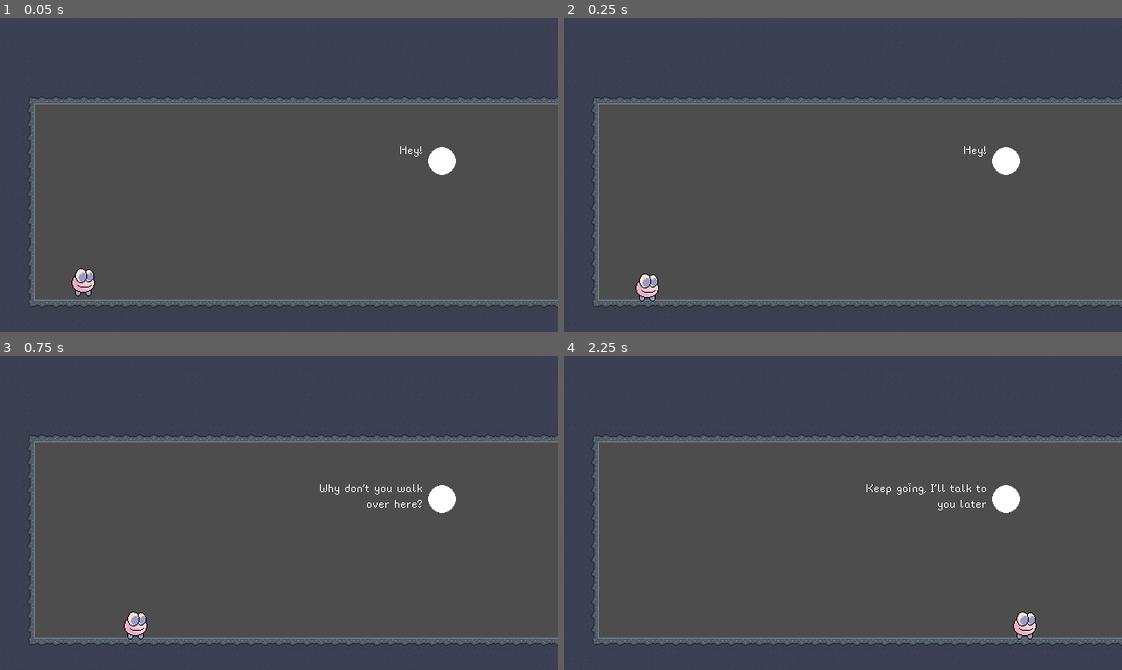
Above: before the commit, frames 1-4 (two rows, left to right).
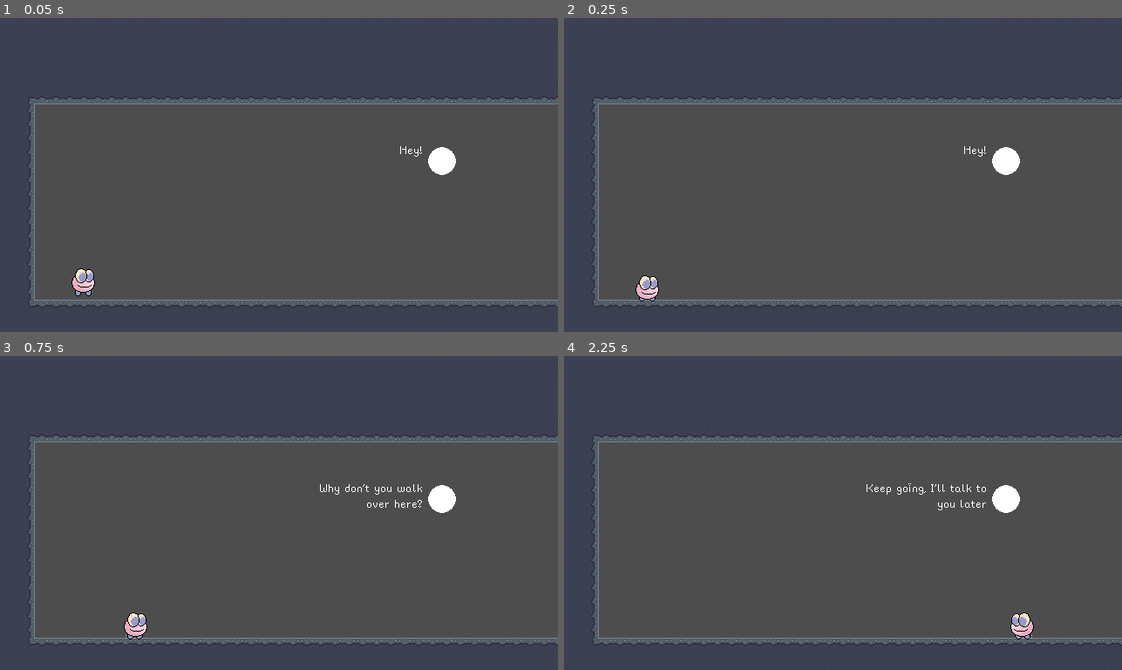
Above: after the commit, the same moments.

Repository: billbobphil/game-off-2023
Game: Godot game, scene res://root/root.tscn
The game is run twice, just before and just after one commit, with the same random seed, the same clock (stepped at 60 frames per second) and the same inputs.
Inputs:
- Up to frame 1 (0.05 s): no input
- Up to frame 2 (0.25 s): no input
- Up to frame 3 (0.75 s): tap Enter (acknowledge_dialog) at 0.5, 0.6 s; hold D (move_right) from 0.53 s (still down)
- Up to frame 4 (2.25 s): tap Space (jump) at 0.77, 1.52 s; tap Ctrl (dash) at 1.35 s; release D (move_right) at 2.03 s; hold A (move_left) from 2.03 s (still down); tap Enter (acknowledge_dialog) at 2.1 s

Frame 1 is identical in both runs. In frame 2, 0.1% of the frame differs, in the area x 12-18%, y 81-90%; in frame 3, 0.1%; in frame 4, 0.2%, in the area x 80-85%, y 81-91%.

Commit message:
Added idle and run animations for the player character.

Diff:
--- a/player/Player.gd
+++ b/player/Player.gd
@@ -2,7 +2,7 @@
 
 class_name Player
 
-@onready var sprite : Sprite2D = $Sprite2D
+@onready var sprite : AnimatedSprite2D = $AnimatedSprite2D
 @onready var collisionShape : CollisionShape2D = $CollisionShape2D
 
 @export_group("")
@@ -17,17 +17,17 @@
 @export_subgroup("Normal Scale")
 @export var normalSpriteScale : float = 1.0
 @export var normalMass : float = 1.0;
-@export var normalSpriteTexture : Texture2D;
+@export var normalSpriteFrames : SpriteFrames;
 @export var normalSpeed : float = 300.0;
 @export_subgroup("Small Scale")
 @export var smallSpriteScale : float = 0.5
 @export var smallMass : float = 0.5;
-@export var smallSpriteTexture : Texture2D;
+@export var smallSpriteFrames : SpriteFrames;
 @export var smallSpeed : float = 100.0;
 @export_subgroup("Large Scale")
 @export var largeSpriteScale : float = 2.0
 @export var largeMass : float = 2.0;
-@export var largeSpriteTexture : Texture2D;
+@export var largeSpriteFrames : SpriteFrames;
 @export var largeSpeed : float = 300.0;
 
 @export_group("Movement Properties")
@@ -74,26 +74,28 @@
 
 func _ready():
 	initializeScaleDictionary();
+	sprite.animation = "idle";
+	sprite.play();
 
 func initializeScaleDictionary():
 	var normalScale : Scale = Scale.new();
 	normalScale.spriteScale = normalSpriteScale;
 	normalScale.mass = normalMass;
-	normalScale.spriteTexture = normalSpriteTexture;
+	normalScale.spriteFrames = normalSpriteFrames;
 	normalScale.moveSpeed = normalSpeed;
 	scaleDictionary[Scales.NORMAL] = normalScale;
 
 	var smallScale : Scale = Scale.new();
 	smallScale.spriteScale = smallSpriteScale;
 	smallScale.mass = smallMass;
-	smallScale.spriteTexture = smallSpriteTexture;
+	smallScale.spriteFrames = smallSpriteFrames;
 	smallScale.moveSpeed = smallSpeed;
 	scaleDictionary[Scales.SMALL] = smallScale;
 
 	var largeScale : Scale = Scale.new();
 	largeScale.spriteScale = largeSpriteScale;
 	largeScale.mass = largeMass;
-	largeScale.spriteTexture = largeSpriteTexture;
+	largeScale.spriteFrames = largeSpriteFrames;
 	largeScale.moveSpeed = largeSpeed;
 	scaleDictionary[Scales.LARGE] = largeScale;
 
@@ -124,15 +126,29 @@
 
 func applyScaleTransformations():
 	var newScale : Scale = scaleDictionary[currentScale];
-	# sprite.scale.x = newScale.spriteScale;
-	sprite.texture = newScale.spriteTexture;
+	sprite.sprite_frames = newScale.spriteFrames;
 	collisionShape.scale.x = newScale.spriteScale;
-	# sprite.scale.y = newScale.spriteScale;
 	collisionShape.scale.y = newScale.spriteScale;
 	mass = newScale.mass;
 	speed = newScale.moveSpeed;
+	sprite.animation = "idle";
+	sprite.play();
 
 func _physics_process(delta):
+
+	if(velocity.x > 0):
+		sprite.flip_h = false;
+	elif(velocity.x < 0):
+		sprite.flip_h = true;
+
+	if(velocity.x != 0):
+		if(sprite.animation != "run"):
+			sprite.animation = "run";
+			sprite.play();
+	else:
+		if(sprite.animation != "idle"):
+			sprite.animation = "idle";
+			sprite.play();
 
 	handleInputBufferTimer(delta);
 	handleDashTimer(delta);
--- a/player/Scale.gd
+++ b/player/Scale.gd
@@ -3,5 +3,5 @@
 
 var spriteScale : float;
 var mass : float;
-var spriteTexture : Texture2D;
+var spriteFrames : SpriteFrames;
 var moveSpeed : float;
--- /dev/null
+++ b/player/large-scale-sprite-frames.tres
@@ -0,0 +1,65 @@
+[gd_resource type="SpriteFrames" load_steps=9 format=3 uid="uid://dfq6e7t54sn4r"]
+
+[ext_resource type="Texture2D" uid="uid://cm8se4ps0stwx" path="res://player/player-large-scale-64x64-animated.png" id="1_6vbmd"]
+
+[sub_resource type="AtlasTexture" id="AtlasTexture_1frru"]
+atlas = ExtResource("1_6vbmd")
+region = Rect2(0, 0, 64, 64)
+
+[sub_resource type="AtlasTexture" id="AtlasTexture_eg8sa"]
+atlas = ExtResource("1_6vbmd")
+region = Rect2(64, 0, 64, 64)
+
+[sub_resource type="AtlasTexture" id="AtlasTexture_x0tui"]
+atlas = ExtResource("1_6vbmd")
+region = Rect2(128, 0, 64, 64)
+
+[sub_resource type="AtlasTexture" id="AtlasTexture_xc5js"]
+atlas = ExtResource("1_6vbmd")
+region = Rect2(192, 0, 64, 64)
+
+[sub_resource type="AtlasTexture" id="AtlasTexture_8s43c"]
+atlas = ExtResource("1_6vbmd")
+region = Rect2(256, 0, 64, 64)
+
+[sub_resource type="AtlasTexture" id="AtlasTexture_ycgw6"]
+atlas = ExtResource("1_6vbmd")
+region = Rect2(320, 0, 64, 64)
+
+[sub_resource type="AtlasTexture" id="AtlasTexture_sm15v"]
+atlas = ExtResource("1_6vbmd")
+region = Rect2(384, 0, 64, 64)
+
+[resource]
+animations = [{
+"frames": [{
+"duration": 1.0,
+"texture": SubResource("AtlasTexture_1frru")
+}, {
+"duration": 1.0,
+"texture": SubResource("AtlasTexture_eg8sa")
+}, {
+"duration": 1.0,
+"texture": SubResource("AtlasTexture_x0tui")
+}, {
+"duration": 1.0,
+"texture": SubResource("AtlasTexture_xc5js")
+}, {
+"duration": 1.0,
+"texture": SubResource("AtlasTexture_8s43c")
+}],
+"loop": true,
+"name": &"idle",
+"speed": 10.0
+}, {
+"frames": [{
+"duration": 1.0,
+"texture": SubResource("AtlasTexture_ycgw6")
+}, {
+"duration": 1.0,
+"texture": SubResource("AtlasTexture_sm15v")
+}],
+"loop": true,
+"name": &"run",
+"speed": 12.0
+}]
--- /dev/null
+++ b/player/normal-scale-sprite-frames.tres
@@ -0,0 +1,65 @@
+[gd_resource type="SpriteFrames" load_steps=9 format=3 uid="uid://c02cnh14dgri0"]
+
+[ext_resource type="Texture2D" uid="uid://04joox3c4p5c" path="res://player/player--normal-scale-32x32-animated.png" id="1_wu73f"]
+
+[sub_resource type="AtlasTexture" id="AtlasTexture_5ihux"]
+atlas = ExtResource("1_wu73f")
+region = Rect2(32, 0, 32, 32)
+
+[sub_resource type="AtlasTexture" id="AtlasTexture_q7xe3"]
+atlas = ExtResource("1_wu73f")
+region = Rect2(64, 0, 32, 32)
+
+[sub_resource type="AtlasTexture" id="AtlasTexture_edych"]
+atlas = ExtResource("1_wu73f")
+region = Rect2(96, 0, 32, 32)
+
+[sub_resource type="AtlasTexture" id="AtlasTexture_cooiq"]
+atlas = ExtResource("1_wu73f")
+region = Rect2(128, 0, 32, 32)
+
+[sub_resource type="AtlasTexture" id="AtlasTexture_fhihl"]
+atlas = ExtResource("1_wu73f")
+region = Rect2(160, 0, 32, 32)
+
+[sub_resource type="AtlasTexture" id="AtlasTexture_4xkcy"]
+atlas = ExtResource("1_wu73f")
+region = Rect2(192, 0, 32, 32)
+
+[sub_resource type="AtlasTexture" id="AtlasTexture_3nanv"]
+atlas = ExtResource("1_wu73f")
+region = Rect2(224, 0, 32, 32)
+
+[resource]
+animations = [{
+"frames": [{
+"duration": 1.0,
+"texture": SubResource("AtlasTexture_5ihux")
+}, {
+"duration": 1.0,
+"texture": SubResource("AtlasTexture_q7xe3")
+}, {
+"duration": 1.0,
+"texture": SubResource("AtlasTexture_edych")
+}, {
+"duration": 1.0,
+"texture": SubResource("AtlasTexture_cooiq")
+}, {
+"duration": 1.0,
+"texture": SubResource("AtlasTexture_fhihl")
+}],
+"loop": true,
+"name": &"idle",
+"speed": 10.0
+}, {
+"frames": [{
+"duration": 1.0,
+"texture": SubResource("AtlasTexture_4xkcy")
+}, {
+"duration": 1.0,
+"texture": SubResource("AtlasTexture_3nanv")
+}],
+"loop": true,
+"name": &"run",
+"speed": 12.0
+}]
--- a/player/player.tscn
+++ b/player/player.tscn
@@ -1,9 +1,9 @@
 [gd_scene load_steps=6 format=3 uid="uid://bvlwvcb3m3xa5"]
 
 [ext_resource type="Script" path="res://player/Player.gd" id="1_6w1tq"]
-[ext_resource type="Texture2D" uid="uid://1w2s3wmykopj" path="res://player/player--normal-scale-32x32.png" id="2_bfpsv"]
-[ext_resource type="Texture2D" uid="uid://m0n62t763lf2" path="res://player/player-small-scale-16x16.png" id="3_werly"]
-[ext_resource type="Texture2D" uid="uid://diqn3hup8bjeq" path="res://player/player-large-scale-64x64.png" id="4_4ycy4"]
+[ext_resource type="SpriteFrames" uid="uid://ckg4iwxfn0vtq" path="res://player/small-scale-sprite-frames.tres" id="3_q1m6u"]
+[ext_resource type="SpriteFrames" uid="uid://dfq6e7t54sn4r" path="res://player/large-scale-sprite-frames.tres" id="4_lo3i4"]
+[ext_resource type="SpriteFrames" uid="uid://c02cnh14dgri0" path="res://player/normal-scale-sprite-frames.tres" id="5_isqe2"]
 
 [sub_resource type="CapsuleShape2D" id="CapsuleShape2D_okpn0"]
 height = 26.0
@@ -13,20 +13,21 @@
 isDashEnabled = true
 isScaleUpEnabled = true
 isScaleDownEnabled = true
-normalSpriteTexture = ExtResource("2_bfpsv")
+normalSpriteFrames = ExtResource("5_isqe2")
 smallMass = 0.8
-smallSpriteTexture = ExtResource("3_werly")
+smallSpriteFrames = ExtResource("3_q1m6u")
 smallSpeed = 300.0
-largeSpriteTexture = ExtResource("4_4ycy4")
+largeSpriteFrames = ExtResource("4_lo3i4")
 largeSpeed = 250.0
 jumpVelocity = -500.0
 jumpCutoffSpeed = -100.0
 dashSpeed = 500.0
 
-[node name="Sprite2D" type="Sprite2D" parent="."]
-texture = ExtResource("2_bfpsv")
-
 [node name="CollisionShape2D" type="CollisionShape2D" parent="."]
 z_index = 1
 position = Vector2(2, 1)
 shape = SubResource("CapsuleShape2D_okpn0")
+
+[node name="AnimatedSprite2D" type="AnimatedSprite2D" parent="."]
+sprite_frames = ExtResource("5_isqe2")
+animation = &"run"
--- /dev/null
+++ b/player/small-scale-sprite-frames.tres
@@ -0,0 +1,58 @@
+[gd_resource type="SpriteFrames" load_steps=8 format=3 uid="uid://ckg4iwxfn0vtq"]
+
+[ext_resource type="Texture2D" uid="uid://b3bwf83fglk66" path="res://player/player-small-scale-16x16-animated.png" id="1_huurx"]
+
+[sub_resource type="AtlasTexture" id="AtlasTexture_y3fdu"]
+atlas = ExtResource("1_huurx")
+region = Rect2(0, 0, 16, 16)
+
+[sub_resource type="AtlasTexture" id="AtlasTexture_dnxae"]
+atlas = ExtResource("1_huurx")
+region = Rect2(16, 0, 16, 16)
+
+[sub_resource type="AtlasTexture" id="AtlasTexture_s4xxo"]
+atlas = ExtResource("1_huurx")
+region = Rect2(32, 0, 16, 16)
+
+[sub_resource type="AtlasTexture" id="AtlasTexture_2ohk1"]
+atlas = ExtResource("1_huurx")
+region = Rect2(48, 0, 16, 16)
+
+[sub_resource type="AtlasTexture" id="AtlasTexture_mi1w8"]
+atlas = ExtResource("1_huurx")
+region = Rect2(64, 0, 16, 16)
+
+[sub_resource type="AtlasTexture" id="AtlasTexture_fwxf0"]
+atlas = ExtResource("1_huurx")
+region = Rect2(80, 0, 16, 16)
+
+[resource]
+animations = [{
+"frames": [{
+"duration": 1.0,
+"texture": SubResource("AtlasTexture_y3fdu")
+}, {
+"duration": 1.0,
+"texture": SubResource("AtlasTexture_dnxae")
+}],
+"loop": true,
+"name": &"idle",
+"speed": 4.0
+}, {
+"frames": [{
+"duration": 1.0,
+"texture": SubResource("AtlasTexture_s4xxo")
+}, {
+"duration": 1.0,
+"texture": SubResource("AtlasTexture_2ohk1")
+}, {
+"duration": 1.0,
+"texture": SubResource("AtlasTexture_mi1w8")
+}, {
+"duration": 1.0,
+"texture": SubResource("AtlasTexture_fwxf0")
+}],
+"loop": true,
+"name": &"run",
+"speed": 8.0
+}]
Binary file added: placeholder/player--normal-scale-32x32-animated.png
Not shown, added: placeholder/player--normal-scale-32x32-animated.png.import
Binary file added: player/player--normal-scale-32x32-animated.png
Not shown, added: player/player--normal-scale-32x32-animated.png.import
Binary file added: player/player-large-scale-64x64-animated.png
Not shown, added: player/player-large-scale-64x64-animated.png.import
Binary file added: player/player-small-scale-16x16-animated.png
Not shown, added: player/player-small-scale-16x16-animated.png.import
